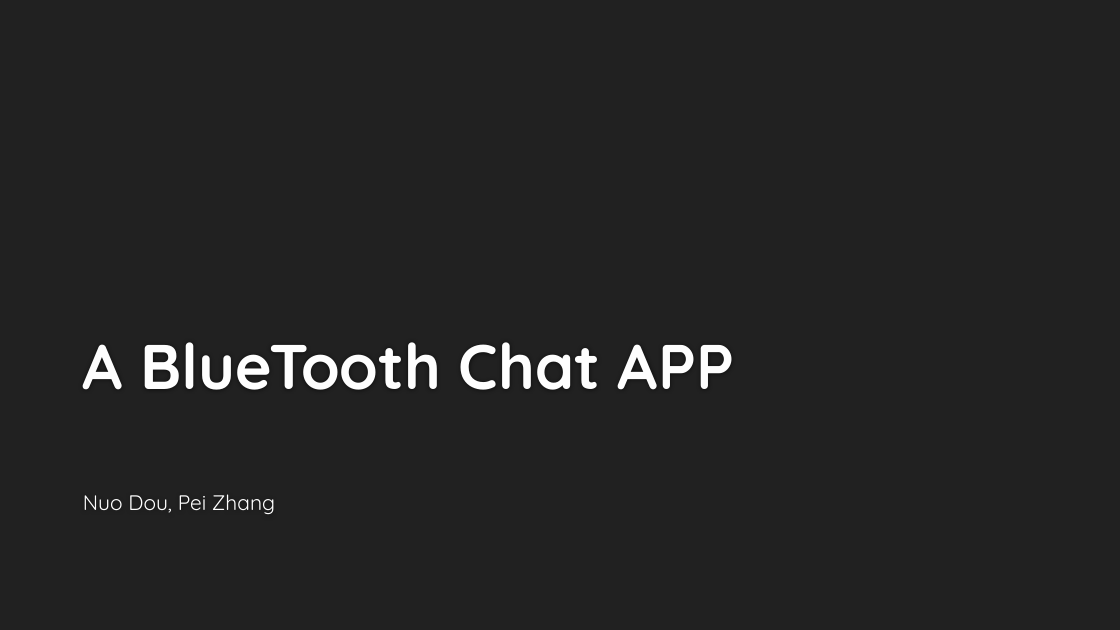
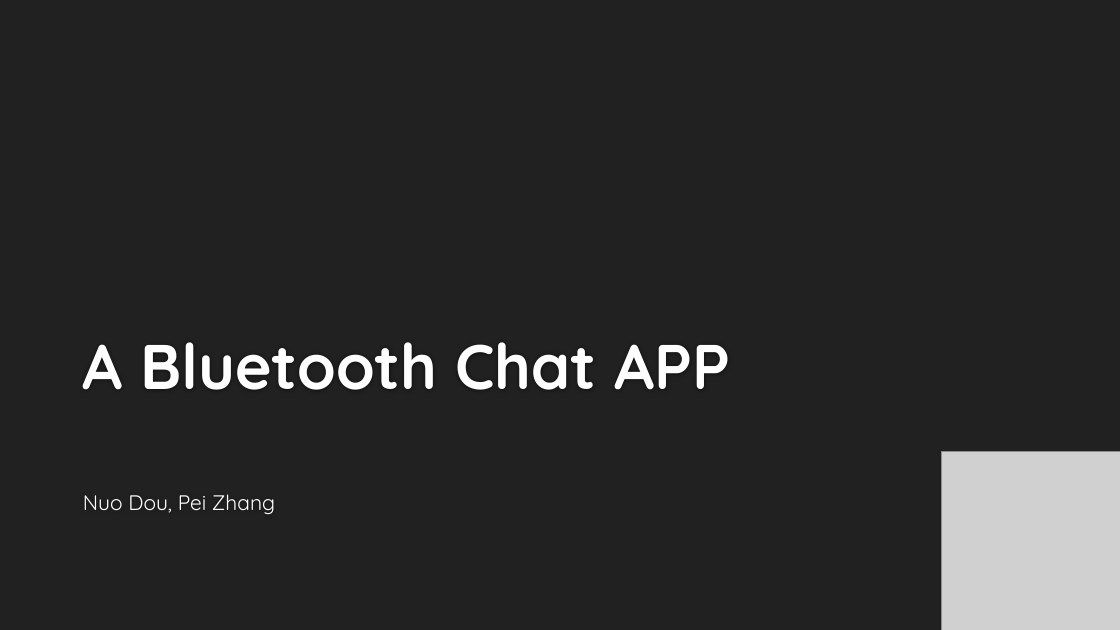
Before and after one commit to peiZ-peter/BluetoothChat, a slide deck: slide 1 of Presentation.pptx. Drawn at 1120x630 pixels with LibreOffice and Linux fonts; fonts in the diff are those of the drawing; grey boxes stand for pictures; background and template pictures are left out. Boxes give left, top, right and bottom in pixels: in the first picture for what was removed or moved away, otherwise in the second. Text is boxed around its words. In the diff, an @@ line names an element or a change of style, - is before the commit and + after.

```diff
--- a/Presentation.pptx
+++ b/Presentation.pptx
@@ title at <box>83,342,730,390</box>: text changed @@
-A BlueTooth Chat APP
+A Bluetooth Chat APP
@@ picture added at <box>941,451,1120,630</box> @@
```
Also in this commit, not shown: 9 other slides changed, 4 slides added, 6 slides removed.
